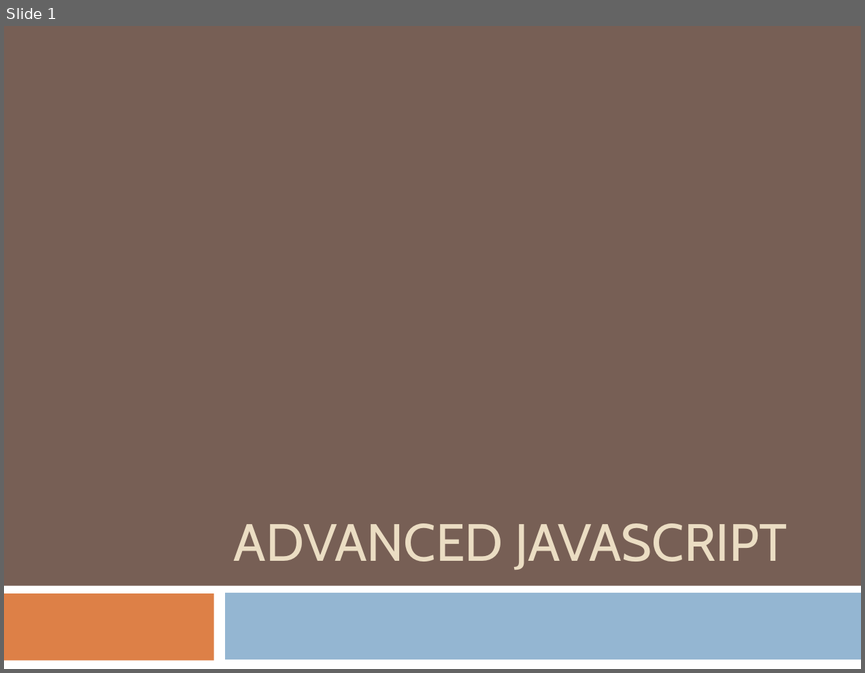
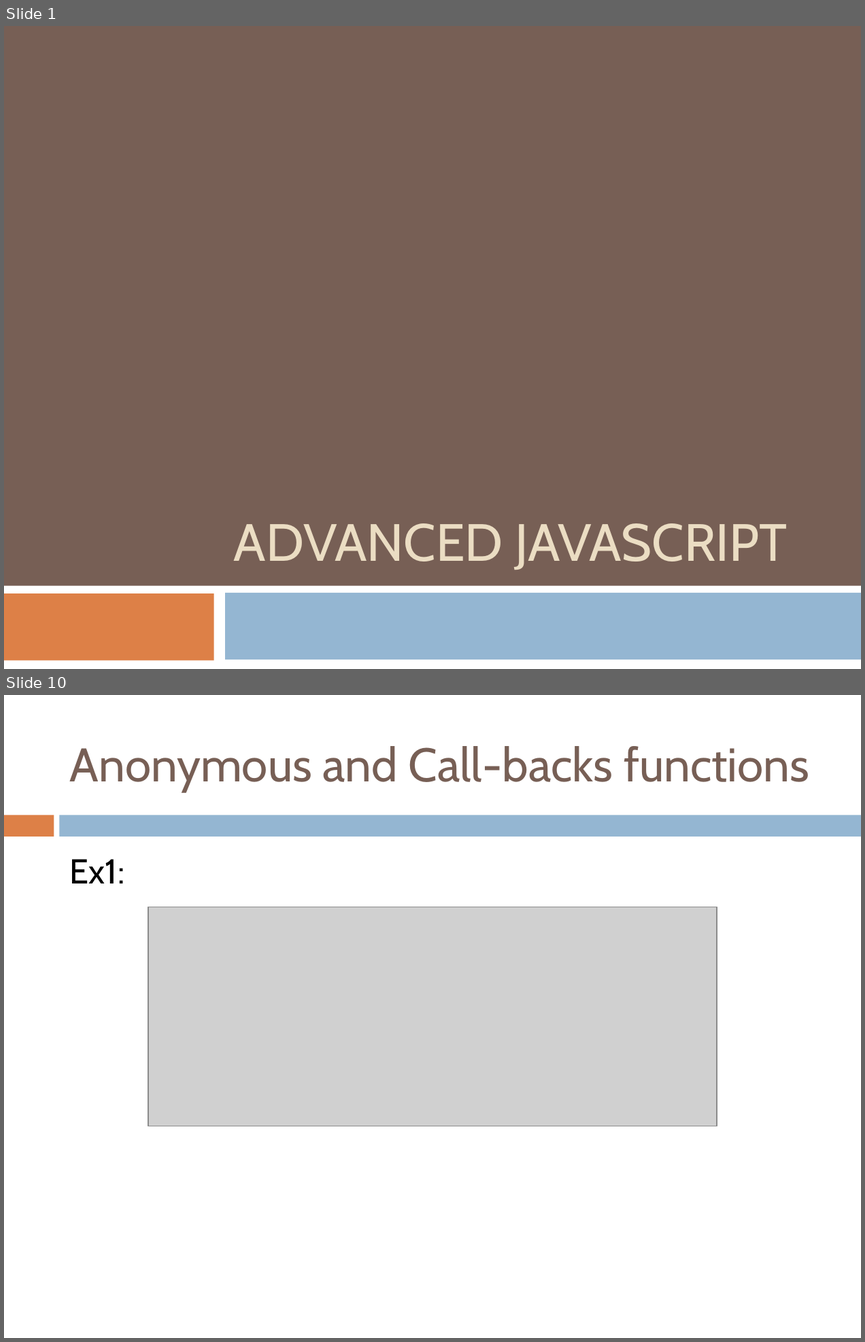
Before and after one commit to yedukondalurd/PPT, a slide deck: Advanced Javascript.pptx. Shown one above the other, each under a label of ours: slide 1 before the commit, slides 1 and 10 after it; the slides between them are not shown. The pictures are 865x673 and 865x1342 pixels, drawn with LibreOffice and Linux fonts; fonts in the diff are those of the drawing; grey boxes stand for pictures. Boxes give left, top, right and bottom in pixels: in the first picture for what was removed or moved away, otherwise in the second. Text is boxed around its words. In the diff, an @@ line names an element or a change of style, - is before the commit and + after.

```diff
--- a/Advanced Javascript.pptx
+++ b/Advanced Javascript.pptx
@@ slide 10 added at [4,695,861,1338], background #FFFFFF @@
@@ title added at [70,746,809,792], 39.6 pt, text #775F55 @@
+Anonymous and Call-backs functions
@@ rectangle added at [4,815,54,836], fill #DD8047 @@
@@ rectangle added at [60,815,861,836], fill #94B6D2 @@
@@ text added at [70,859,125,883], 29 pt, text #000000 @@
+Ex1:
@@ picture added at [148,906,717,1125] @@
```
Also in this commit, not shown: 2 slides changed, 11 other slides added, 1 slide removed, 2 other files.
